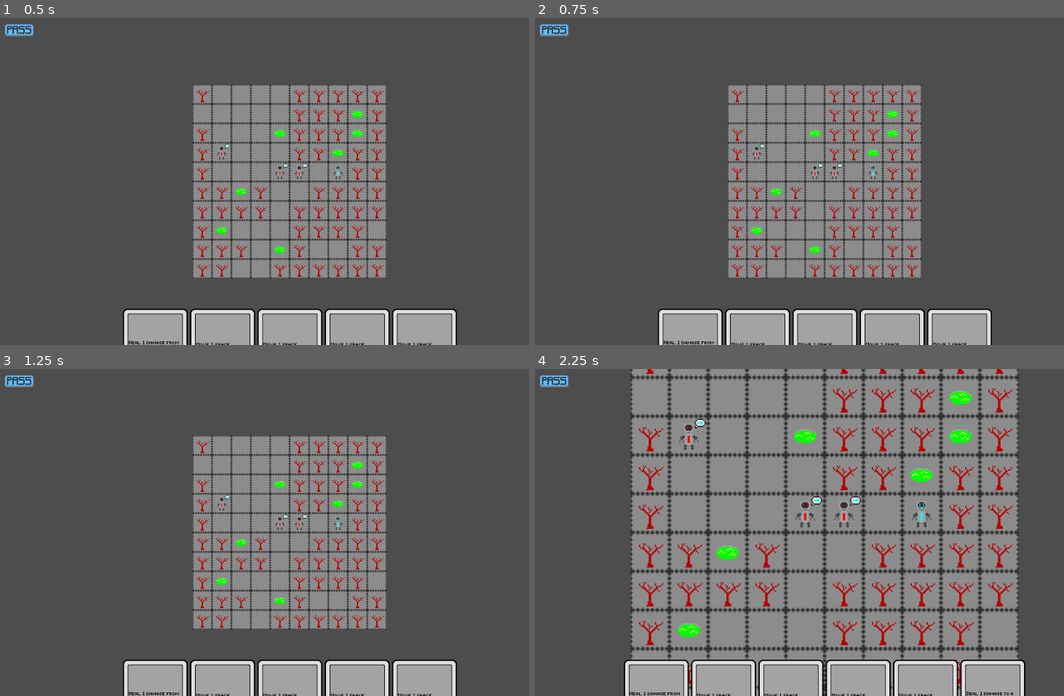
Above: before the commit, frames 1-4 (two rows, left to right).
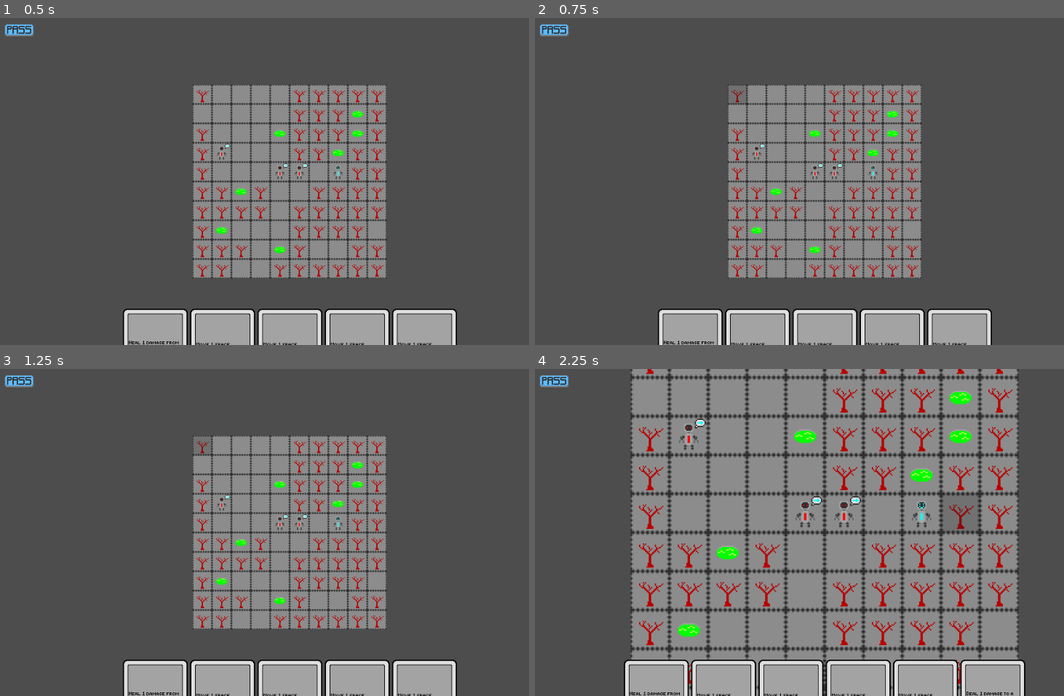
Above: after the commit, the same moments.

Repository: CattacoCattaco/strategy-deckbuilder-roguelike
Game: Godot game, scene res://tile_grid/tile_grid.tscn
Same seed, same stepped clock (60 frames per second), same inputs: the game is played once before the commit and once after it.
Inputs (mouse positions are in pixels of both pictures, inside the frame that each line leads up to):
- Up to frame 1 (0.5 s): no input
- Up to frame 2 (0.75 s): click (736, 93) at 0.52 s
- Up to frame 3 (1.25 s): no input
- Up to frame 4 (2.25 s): click (556, 382) at 1.25 s; tap Enter at 2 s; move the mouse to (952, 516) at 2.02 s; hold Right from 2.03 s (still down); hold Z (zoom) from 2.03 s (still down); click (952, 516) at 2.17 s

Frame 1 is identical in both runs. In frame 2, 0.2% of the frame differs, in the area x 36-40%, y 20-26%; in frame 3, 0.2%; in frame 4, 0.7%, in the area x 77-84%, y 38-50%.

Commit message:
Added Enemy Action Previews
You can now hover over an enemy to see what they are going to try to do.

Diff:
--- /dev/null
+++ b/buttons/flat_button.tres
@@ -0,0 +1,33 @@
+[gd_resource type="Theme" load_steps=5 format=3 uid="uid://cb7yvbnqqc1l"]
+
+[sub_resource type="StyleBoxEmpty" id="StyleBoxEmpty_iiphp"]
+
+[sub_resource type="StyleBoxFlat" id="StyleBoxFlat_a0n5t"]
+content_margin_left = 4.0
+content_margin_top = 4.0
+content_margin_right = 4.0
+content_margin_bottom = 4.0
+bg_color = Color(0.1, 0.1, 0.1, 0.23529412)
+corner_detail = 5
+
+[sub_resource type="StyleBoxFlat" id="StyleBoxFlat_m4xch"]
+content_margin_left = 4.0
+content_margin_top = 4.0
+content_margin_right = 4.0
+content_margin_bottom = 4.0
+bg_color = Color(0.1, 0.1, 0.1, 0)
+corner_detail = 5
+
+[sub_resource type="StyleBoxFlat" id="StyleBoxFlat_2s4jd"]
+content_margin_left = 4.0
+content_margin_top = 4.0
+content_margin_right = 4.0
+content_margin_bottom = 4.0
+bg_color = Color(0.1, 0.1, 0.1, 0.47058824)
+corner_detail = 5
+
+[resource]
+Button/styles/focus = SubResource("StyleBoxEmpty_iiphp")
+Button/styles/hover = SubResource("StyleBoxFlat_a0n5t")
+Button/styles/normal = SubResource("StyleBoxFlat_m4xch")
+Button/styles/pressed = SubResource("StyleBoxFlat_2s4jd")
--- a/tile_grid/round_manager/round_manager.gd
+++ b/tile_grid/round_manager/round_manager.gd
@@ -43,9 +43,16 @@
 	var action_source: ActionSource = current_object.data.action_source
 
 	if action_source.preview_actions:
+		if current_object.tile.inspected:
+			current_object.tile._uninspect()
+			current_object.tile.inspected = true
+
 		await current_object.do_action(action_source.next_action, action_source.next_action_targets)
 		action_source.generate_next_action(current_object)
 		current_object.display_action_thought_bubble(action_source.next_action)
+
+		if current_object.tile.inspected:
+			current_object.tile._inspect()
 	else:
 		@warning_ignore("redundant_await")
 		await action_source.generate_next_action(current_object)
--- a/tile_grid/tile/tile.gd
+++ b/tile_grid/tile/tile.gd
@@ -12,10 +12,13 @@
 
 @export var bg: Sprite2D
 @export var action_markers: Array[Sprite2D]
+@export var inspect_button: Button
 @export var target_button: Button
 
 var tile_grid: TileGrid
 var pos: Vector2i
+
+var inspected: bool = false
 
 var object: TileObject
 
@@ -24,8 +27,82 @@
 	for i in len(action_markers):
 		hide_action_marker(i)
 
+	inspect_button.mouse_entered.connect(_inspect)
+	inspect_button.mouse_exited.connect(_uninspect)
+
+	target_button.mouse_entered.connect(_inspect)
+	target_button.mouse_exited.connect(_uninspect)
 	target_button.hide()
 	target_button.pressed.connect(_targeted)
+
+
+func _inspect() -> void:
+	if not object:
+		return
+
+	var action_source: ActionSource = object.data.action_source
+
+	if not action_source.preview_actions:
+		return
+
+	inspected = true
+
+	var effects: Array[Effect] = action_source.next_action.get_effects()
+	for i in len(effects):
+		var effect: Effect = effects[i]
+		var target: Vector2i = action_source.next_action_targets[i]
+
+		var target_tile: Tile = tile_grid.get_tile(target.x, target.y)
+
+		var marker_type: ActionMarker
+
+		if effect.base_action is Modifier.Attack:
+			marker_type = ActionMarker.ATTACK
+		elif effect.base_action is Modifier.Poison:
+			marker_type = ActionMarker.POISON
+		elif effect.base_action is Modifier.Move:
+			marker_type = ActionMarker.MOVE
+		elif effect.base_action is Modifier.Heal:
+			marker_type = ActionMarker.HEAL
+
+		target_tile.show_action_marker(marker_type)
+
+
+func _uninspect() -> void:
+	if not object:
+		return
+
+	var action_source: ActionSource = object.data.action_source
+
+	if not action_source.preview_actions:
+		return
+
+	inspected = false
+
+	var effects: Array[Effect] = action_source.next_action.get_effects()
+	for i in len(effects):
+		var effect: Effect = effects[i]
+		var target: Vector2i = action_source.next_action_targets[i]
+
+		var target_tile: Tile = tile_grid.get_tile(target.x, target.y)
+
+		var marker_type: ActionMarker
+
+		if effect.base_action is Modifier.Attack:
+			marker_type = ActionMarker.ATTACK
+		elif effect.base_action is Modifier.Poison:
+			marker_type = ActionMarker.POISON
+		elif effect.base_action is Modifier.Move:
+			marker_type = ActionMarker.MOVE
+		elif effect.base_action is Modifier.Heal:
+			marker_type = ActionMarker.HEAL
+
+		target_tile.hide_action_marker(marker_type)
+
+
+func _targeted() -> void:
+	become_untargetable()
+	tile_grid.tile_targeted.emit(pos)
 
 
 func add_object(data: TileObjectData) -> void:
@@ -51,11 +128,6 @@
 	object = null
 
 
-func _targeted() -> void:
-	become_untargetable()
-	tile_grid.tile_targeted.emit(pos)
-
-
 func show_action_marker(marker: ActionMarker) -> void:
 	action_markers[marker].show()
 
--- a/tile_grid/tile/tile.tscn
+++ b/tile_grid/tile/tile.tscn
@@ -7,36 +7,14 @@
 [ext_resource type="Texture2D" uid="uid://ba7yj3f6jnd13" path="res://tile_grid/tile/action_markers/poison_marker.png" id="5_2s4jd"]
 [ext_resource type="Texture2D" uid="uid://56uyg7dx75c8" path="res://tile_grid/tile/action_markers/move_marker.png" id="6_a0n5t"]
 [ext_resource type="Texture2D" uid="uid://bd4uby3twrmrp" path="res://tile_grid/tile/action_markers/heal_marker.png" id="7_a3ykk"]
+[ext_resource type="Theme" uid="uid://cb7yvbnqqc1l" path="res://buttons/flat_button.tres" id="8_2s4jd"]
 
-[sub_resource type="StyleBoxFlat" id="StyleBoxFlat_m4xch"]
-content_margin_left = 4.0
-content_margin_top = 4.0
-content_margin_right = 4.0
-content_margin_bottom = 4.0
-bg_color = Color(0.1, 0.1, 0.1, 0)
-corner_detail = 5
-
-[sub_resource type="StyleBoxFlat" id="StyleBoxFlat_2s4jd"]
-content_margin_left = 4.0
-content_margin_top = 4.0
-content_margin_right = 4.0
-content_margin_bottom = 4.0
-bg_color = Color(0.1, 0.1, 0.1, 0.47058824)
-corner_detail = 5
-
-[sub_resource type="StyleBoxFlat" id="StyleBoxFlat_a0n5t"]
-content_margin_left = 4.0
-content_margin_top = 4.0
-content_margin_right = 4.0
-content_margin_bottom = 4.0
-bg_color = Color(0.1, 0.1, 0.1, 0.23529412)
-corner_detail = 5
-
-[node name="Tile" type="Node2D" node_paths=PackedStringArray("bg", "action_markers", "target_button")]
+[node name="Tile" type="Node2D" node_paths=PackedStringArray("bg", "action_markers", "inspect_button", "target_button")]
 script = ExtResource("1_btt4l")
 tile_object_scene = ExtResource("2_exanw")
 bg = NodePath("Sprite")
 action_markers = [NodePath("AttackMarker"), NodePath("PoisonMarker"), NodePath("MoveMarker"), NodePath("HealMarker")]
+inspect_button = NodePath("InspectButton")
 target_button = NodePath("TargetButton")
 
 [node name="Sprite" type="Sprite2D" parent="."]
@@ -59,12 +37,20 @@
 texture = ExtResource("7_a3ykk")
 centered = false
 
+[node name="InspectButton" type="Button" parent="."]
+z_index = 2
+offset_right = 32.0
+offset_bottom = 32.0
+size_flags_horizontal = 3
+size_flags_vertical = 3
+theme = ExtResource("8_2s4jd")
+button_mask = 2
+
 [node name="TargetButton" type="Button" parent="."]
 z_index = 2
 offset_right = 32.0
 offset_bottom = 32.0
 size_flags_horizontal = 3
 size_flags_vertical = 3
-theme_override_styles/normal = SubResource("StyleBoxFlat_m4xch")
-theme_override_styles/pressed = SubResource("StyleBoxFlat_2s4jd")
-theme_override_styles/hover = SubResource("StyleBoxFlat_a0n5t")
+mouse_filter = 1
+theme = ExtResource("8_2s4jd")
--- a/tile_grid/tile/tile_object/data/action_source/enemy_action_source.gd
+++ b/tile_grid/tile/tile_object/data/action_source/enemy_action_source.gd
@@ -20,6 +20,8 @@
 
 
 static func recalc_distances(tile_grid: TileGrid) -> void:
+	player_distances = []
+
 	for x in range(tile_grid.size.x):
 		var column: Array[int] = []
 		for y in range(tile_grid.size.y):
@@ -100,11 +102,9 @@
 	var player_distance: int = get_player_distance_from_vec(pos)
 
 	if randf() < aggressiveness:
-		print("Agressiveness: ", player_distance)
 		if player_distance <= attack_range:
 			next_action = CardData.new([Modifier.Attack.new()], attack_range, attack_damage)
 			next_action_targets = [object.tile_grid.hand.player.pos]
-			print("Attacked")
 			return
 
 		var closest_distance: int = get_player_distance_from_vec(object.pos)
@@ -119,10 +119,6 @@
 
 		next_action = CardData.new([Modifier.Move.new()], move_range, 0)
 		next_action_targets = [closest_pos]
-
-		print("Moved Closer")
-		print(closest_distance)
-		print(closest_pos)
 		return
 
 	if randf() < fearfulness:
@@ -138,10 +134,6 @@
 
 		next_action = CardData.new([Modifier.Move.new()], move_range, 0)
 		next_action_targets = [furthest_pos]
-
-		print("Moved Further")
-		print(furthest_distance)
-		print(furthest_pos)
 		return
 
 	next_action = CardData.new([Modifier.Move.new()], move_range, 0)
--- a/tile_grid/tile_grid.tscn
+++ b/tile_grid/tile_grid.tscn
@@ -28,13 +28,13 @@
 atlas = ExtResource("16_6mnwf")
 region = Rect2(0, 0, 48, 20)
 
+[sub_resource type="AtlasTexture" id="AtlasTexture_yps0e"]
+atlas = ExtResource("16_6mnwf")
+region = Rect2(0, 40, 48, 20)
+
 [sub_resource type="AtlasTexture" id="AtlasTexture_8yilv"]
 atlas = ExtResource("16_6mnwf")
 region = Rect2(0, 20, 48, 20)
-
-[sub_resource type="AtlasTexture" id="AtlasTexture_yps0e"]
-atlas = ExtResource("16_6mnwf")
-region = Rect2(0, 40, 48, 20)
 
 [node name="TileGrid" type="Node2D" node_paths=PackedStringArray("level_builder", "round_manager", "camera", "hand", "your_turn_label")]
 script = ExtResource("1_slx1t")
@@ -127,6 +127,6 @@
 offset_right = 58.0
 offset_bottom = 30.0
 texture_normal = SubResource("AtlasTexture_jp86b")
-texture_pressed = SubResource("AtlasTexture_8yilv")
-texture_hover = SubResource("AtlasTexture_yps0e")
+texture_pressed = SubResource("AtlasTexture_yps0e")
+texture_hover = SubResource("AtlasTexture_8yilv")
 texture_click_mask = ExtResource("17_eoot7")
Not shown: 1 places in tile_grid/tile/tile.tscn that only renumber resources
